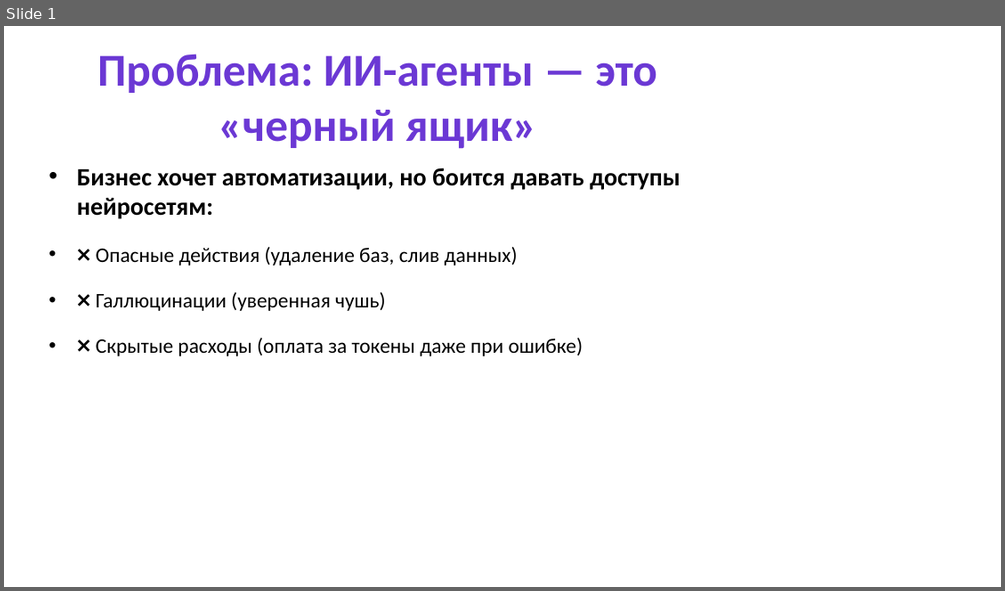
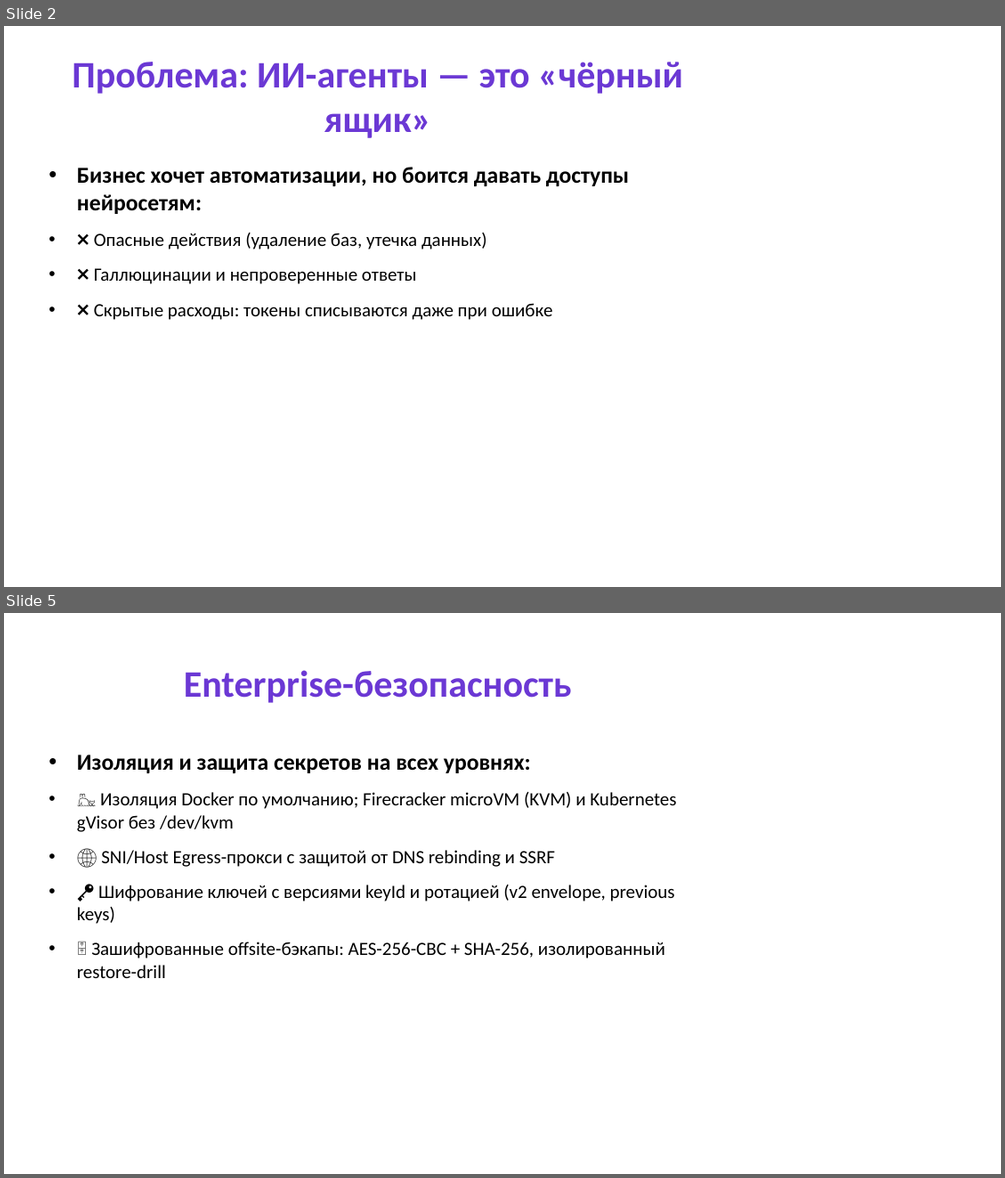
Before and after one commit to iilmchat/ai-skillwharf, a slide deck: docs/marketing/pitch/SkillWharf_Pitch.pptx. Shown one above the other, each under a label of ours: slide 1 before the commit, slides 2 and 5 after it; the slides between them are not shown. The pictures are 1005x591 and 1005x1178 pixels, drawn with LibreOffice and Linux fonts; fonts in the diff are those of the drawing. Boxes give left, top, right and bottom in pixels: in the first picture for what was removed or moved away, otherwise in the second. Text is boxed around its words. In the diff, an @@ line names an element or a change of style, - is before the commit and + after.

```diff
--- a/docs/marketing/pitch/SkillWharf_Pitch.pptx
+++ b/docs/marketing/pitch/SkillWharf_Pitch.pptx
@@ slide 5 added at box(4, 613, 1001, 1174), background #FFFFFF @@
@@ title added at box(184, 670, 572, 703), 36 pt, text #6B38D4, bold @@
+Enterprise-безопасность
@@ text added at box(77, 755, 676, 978), 18 pt, text #000000 @@
+• Изоляция и защита секретов на всех уровнях:
+• 🐳 Изоляция Docker по умолчанию; Firecracker microVM (KVM) и Kubernetes gVisor без /dev/kvm
+• 🌐 SNI/Host Egress-прокси с защитой от DNS rebinding и SSRF
+• 🔑 Шифрование ключей с версиями keyId и ротацией (v2 envelope, previous keys)
+• 🗄️ Зашифрованные offsite-бэкапы: AES-256-CBC + SHA-256, изолированный restore-drill
@@ what was slide 1 is now slide 2 @@
@@ slide 2 changed as well @@
@@ title at box(72, 62, 683, 138): text changed; size 44 to 36 pt @@
-Проблема: ИИ-агенты — это «черный ящик»
+Проблема: ИИ-агенты — это «чёрный ящик»
@@ text at box(77, 167, 629, 214): size 24 to 22 pt in "Бизнес хочет автоматизации, но боится давать доступы ..." @@
@@ text at box(94, 232, 553, 320): text changed; size 20 to 18 pt @@
-• ❌ Опасные действия (удаление баз, слив данных)
-• ❌ Галлюцинации (уверенная чушь)
-• ❌ Скрытые расходы (оплата за токены даже при ошибке)
+• ❌ Опасные действия (удаление баз, утечка данных)
+• ❌ Галлюцинации и непроверенные ответы
+• ❌ Скрытые расходы: токены списываются даже при ошибке
```
Also in this commit, not shown: 1 other slide changed, 3 other slides added, 1 slide removed, 3 other files.
